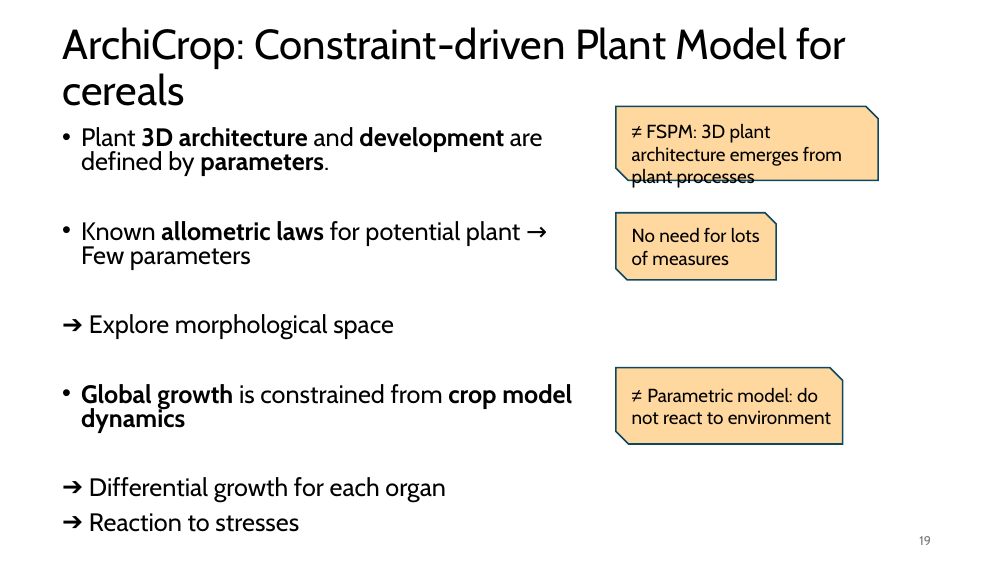
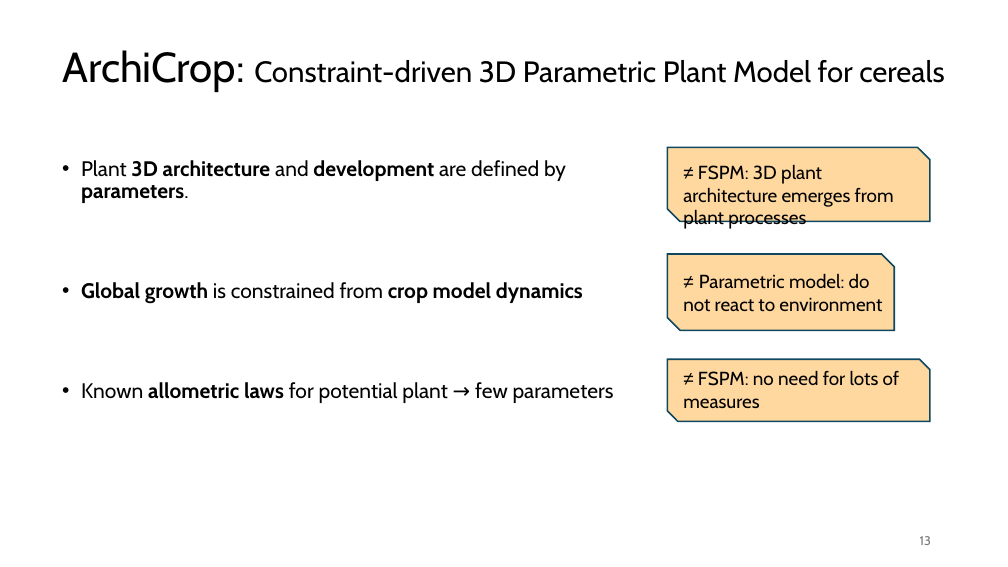
Before and after one commit to orianebro/PhD_Oriane, a slide deck: slide 13 of resources/ppt_reu_PhenoMEn_19_11_2024.pptx (slide 19 before the commit). Drawn at 1008x567 pixels with LibreOffice and Linux fonts; fonts in the diff are those of the drawing. Boxes give left, top, right and bottom in pixels: in the first picture for what was removed or moved away, otherwise in the second. Text is boxed around its words. In the diff, an @@ line names an element or a change of style, - is before the commit and + after.

```diff
--- a/resources/ppt_reu_PhenoMEn_19_11_2024.pptx
+++ b/resources/ppt_reu_PhenoMEn_19_11_2024.pptx
@@ text at <box>62,50,944,92</box>: text changed; size 40 to 28 pt @@
-ArchiCrop: Constraint-driven Plant Model for cereals
+ArchiCrop: Constraint-driven 3D Parametric Plant Model for cereals
@@ snip diag rect: place and size @@
-snip diag rect at <box>616,107,879,181</box>
+snip diag rect at <box>668,147,930,222</box>
@@ text "Plant 3D architecture and development ...": place and size @@
-text "Plant 3D architecture and development ..." at <box>81,127,572,532</box>
+text "Plant 3D architecture and development ..." at <box>81,160,614,403</box>
@@ text at <box>81,160,583,304</box>: size 24 to 20 pt in "Plant 3D architecture and development are defined ...", "Global growth is constrained from crop model ..."; line spacing 0.8 to 0.9 @@
@@ text "≠ FSPM: 3D plant architecture ...": place and size @@
-text "≠ FSPM: 3D plant architecture ..." at <box>632,124,842,189</box>
+text "≠ FSPM: 3D plant architecture ..." at <box>683,164,894,230</box>
@@ text at <box>81,221,520,340</box>: paragraphs removed @@
-• Known allometric laws for potential plant → Few parameters
-➔ Explore morphological space
@@ snip diag rect: place and size @@
-snip diag rect at <box>616,212,777,280</box>
+snip diag rect at <box>668,254,895,330</box>
@@ text "≠ Parametric model: do not ...": place and size @@
-text "≠ Parametric model: do not ..." at <box>632,387,831,425</box>
+text "≠ Parametric model: do not ..." at <box>683,273,882,312</box>
@@ snip diag rect: place and size @@
-snip diag rect at <box>616,368,843,444</box>
+snip diag rect at <box>668,359,930,421</box>
@@ text at <box>81,382,614,403</box>: text changed; size 24 to 20 pt @@
-➔ Differential growth for each organ
-➔ Reaction to stresses
+• Known allometric laws for potential plant → few parameters
@@ text at <box>683,370,900,408</box>: text changed @@
-No need for lots of measures
+≠ FSPM: no need for lots of measures
@@ page number at <box>920,536,931,545</box>: text changed @@
-19
+13
```
Also in this commit, not shown: 19 other slides changed, 1 slide added, 12 slides removed, 8 other files.
